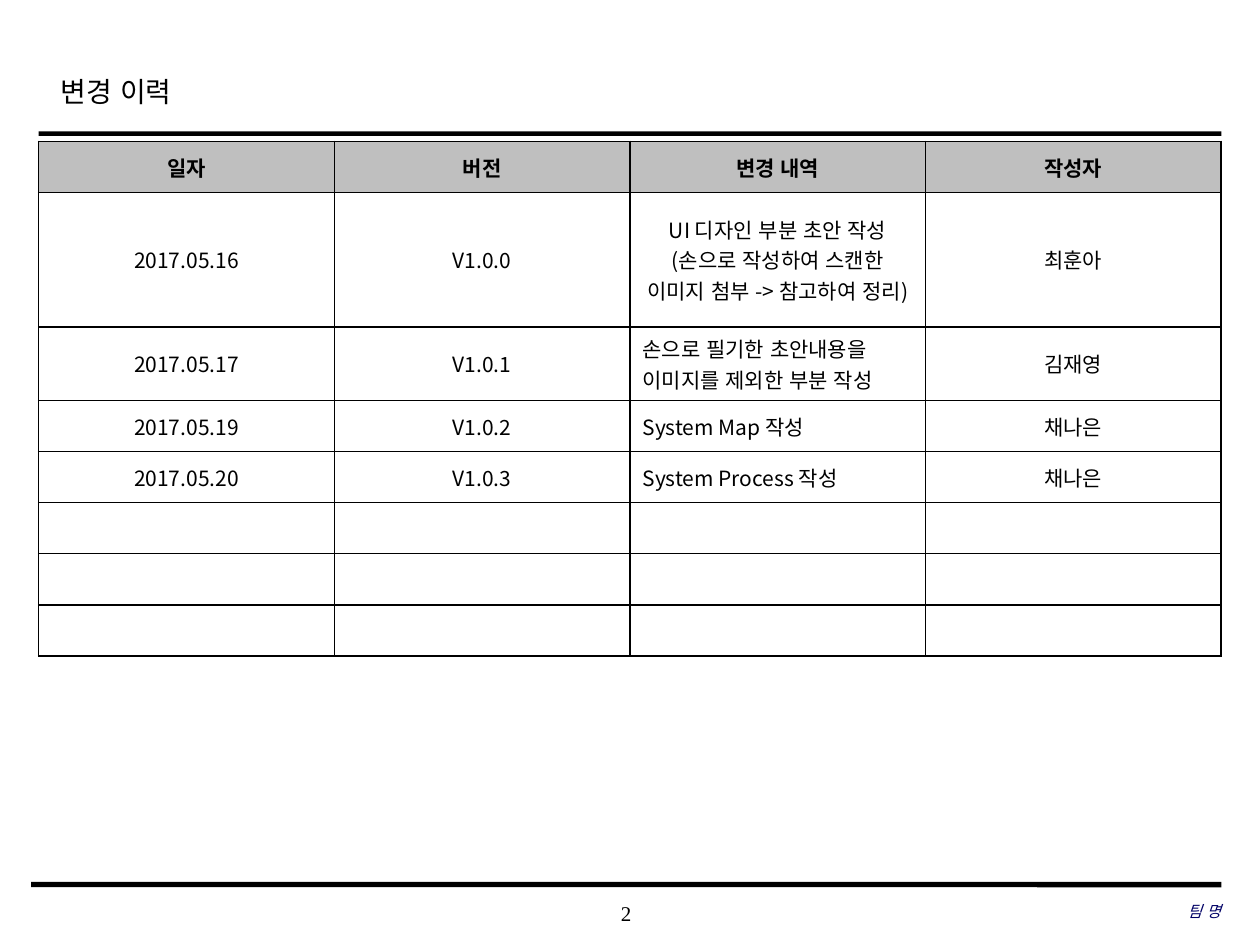
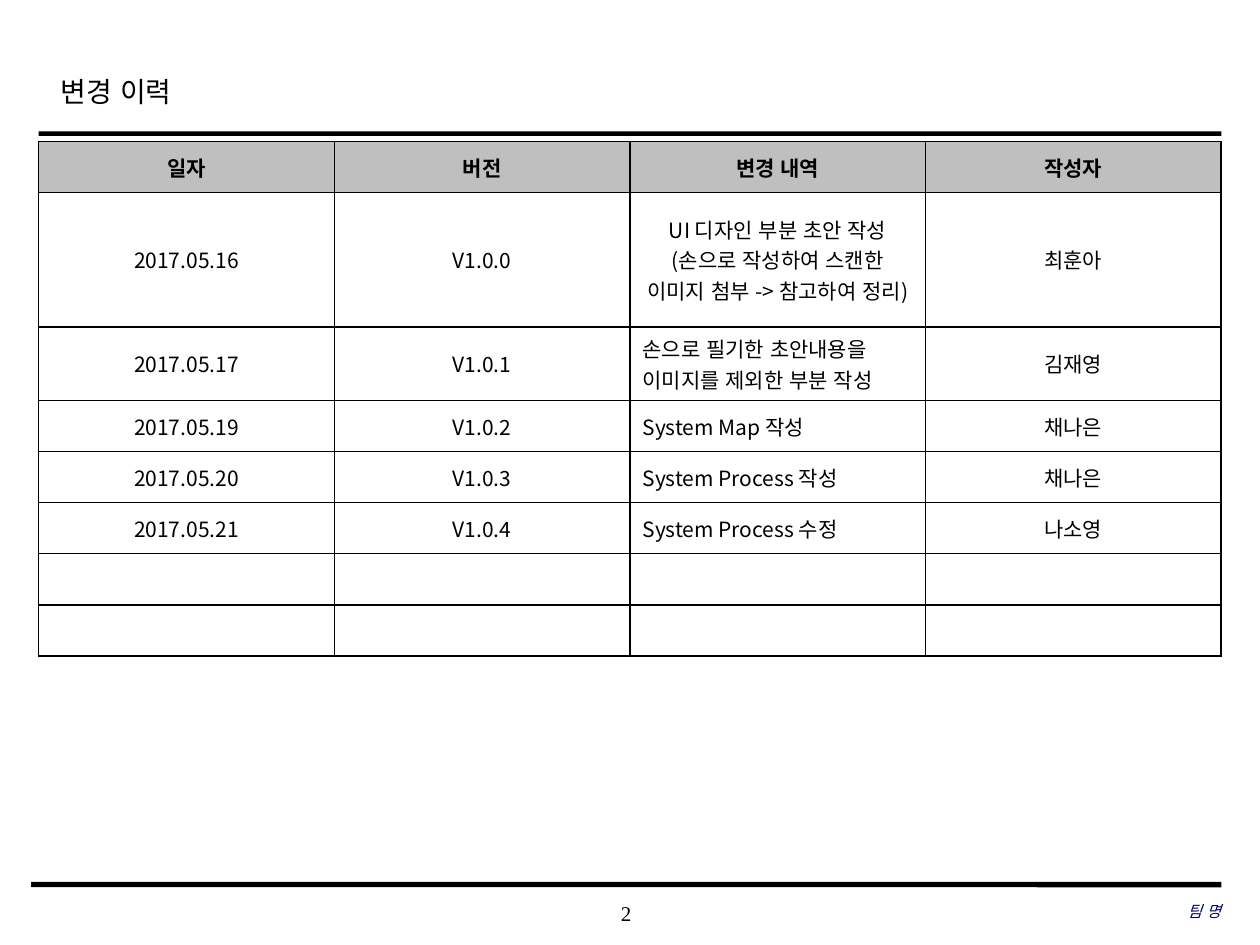
Before and after one commit to coskdms/SE2017_10_TenoutofTen, a slide deck: slide 2 of doc/3_ 설계서/UI Design Template.pptx. Drawn at 1260x945 pixels with LibreOffice and Linux fonts; fonts in the diff are those of the drawing; background and template pictures are left out. Boxes give left, top, right and bottom in pixels: in the first picture for what was removed or moved away, otherwise in the second. Text is boxed around its words. In the diff, an @@ line names an element or a change of style, - is before the commit and + after.

Commit message:
#867 새기능 신규 보통 2017.05.21 UI 디자인 설계서 -system process 수정

```diff
--- a/doc/3_ 설계서/UI Design Template.pptx
+++ b/doc/3_ 설계서/UI Design Template.pptx
@@ table at <box>39,141,1223,598</box> @@
+row 6: 2017.05.21 | V1.0.4 | System Process 수정 | 나소영
-row 8:  |  |  | 
```
Also in this commit, not shown: 1 other slide changed.
